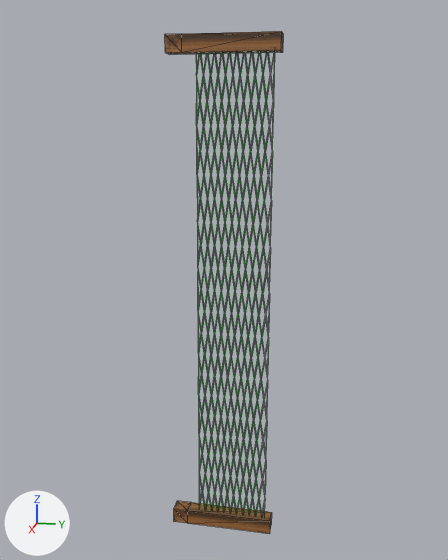
The COLLADA model res/models/tenis_net/tenis_net.dae: old version first, new version second.
Both versions are drawn from a camera (50 mm lens) standing at (74.5, 21.8, 21.2) and looking at (-0.7, 6.7, 2.4). The lights are fixed; the arrows at lower left show +X, +Y and +Z. Mesh edges are drawn as thin lines. Where no turn or scale is listed for an object, it has been applied to the vertices.
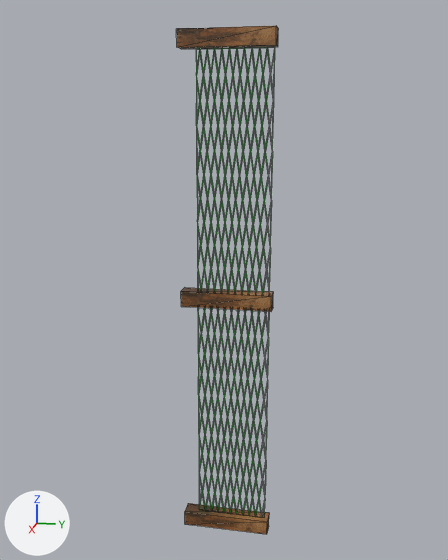
What changed in the scene script:
```text
Add img_cube_base_color_png:
    img_cube_base_color_png = load_image('Cube Base Color.png', 'Cube Base Color.png', 1024, 1024, 'sRGB')
Add img_cube_base_color_001_png:
    img_cube_base_color_001_png = load_image('Cube Base Color.001.png', 'Cube Base Color.001.png', 1024, 1024, 'sRGB')
Add img_cube_base_color_002_png:
    img_cube_base_color_002_png = load_image('Cube Base Color.002.png', 'Cube Base Color.002.png', 1024, 1024, 'sRGB')
Add mat_material_003:
    mat_material_003 = principled_material('Material.003')
    mat_material_003.texture = img_cube_base_color_png
Add mat_material_004:
    mat_material_004 = principled_material('Material.004')
    mat_material_004.texture = img_cube_base_color_001_png
Add mat_material_005:
    mat_material_005 = principled_material('Material.005')
    mat_material_005.texture = img_cube_base_color_002_png
Change me_cube_001:
    used by ob_cube_001; location = (0.0, 0.9, -31.2); rotation_euler = (-1.574, 0.0, 0.0), in degrees (-90, 0, 0)
    remove me_cube_001.from_pydata(...)  # 12 vertices, 20 faces; spans x -1.0..1.0, y -1.0..1.0, z -1.0..12.45
    add me_cube_001.from_pydata(...)  # 8 vertices, 12 faces; spans x -1.0..1.0, y -1.0..1.0, z -1.0..1.0
    me_cube_001 part 1
    4 vertices are removed from x -1.0..1.0, y -1.0..1.0, z 12.45
    10 faces are deleted
    2 new faces join them
    me_cube_001 part 2: 10 faces spanning x -1.0..1.0, y -1.0..1.0, z -1.0..1.0 switch from mat_material (picture img_post_png) to mat_material_004 (picture img_cube_base_color_001_png)
Change me_cube:
    used by ob_cube; location = (0.0, 1.1, 30.6); rotation_euler = (-1.574, 0.0, 0.0), in degrees (-90, 0, 0)
    remove me_cube.from_pydata(...)  # 12 vertices, 20 faces; spans x -1.0..1.0, y -1.0..1.0, z -1.0..12.45
    add me_cube.from_pydata(...)  # 8 vertices, 12 faces; spans x -1.0..1.0, y -1.0..1.0, z -1.0..1.0
    me_cube part 3
    4 vertices are removed from x -1.0..1.0, y -1.0..1.0, z 12.45
    10 faces are deleted
    2 new faces join them
    me_cube part 4: 10 faces spanning x -1.0..1.0, y -1.0..1.0, z -1.0..1.0 switch from mat_material (picture img_post_png) to mat_material_003 (picture img_cube_base_color_png)
Add me_cube_005:
    me_cube_005.from_pydata(...)  # a box spanning x -1.0..1.0, y -5.75..5.75, z -1.0..1.0
    me_cube_005.materials.append(mat_material_005)  # picture img_cube_base_color_002_png
Change ob_cube_001:
    ob_cube_001.rotation_euler: (-1.574, 0.0, 0.0) -> (0.0, 0.0, 0.0)  # degrees (-90, 0, 0) -> degrees (0, 0, 0)
    ob_cube_001.location: (0.0, 0.9, -31.2) -> (-0.2, 7.2, 0.1)
    ob_cube_001.scale: (1.0, 1.0, 1.0) -> (1.0, 5.75, 1.0)
Change ob_cube:
    ob_cube.rotation_euler: (-1.574, 0.0, 0.0) -> (0.0, 0.0, 0.0)  # degrees (-90, 0, 0) -> degrees (0, 0, 0)
    ob_cube.location: (0.0, 1.1, 30.6) -> (-0.2, 7.2, 31.2)
    ob_cube.scale: (1.0, 1.0, 1.0) -> (1.0, 5.75, 1.0)
Add ob_cube_002:
    ob_cube_002 = bpy.data.objects.new('Cube.002', me_cube_005)
    ob_cube_002.location = (-0.2, 7.2, -31.5)
```

What differs and where, as boxes [x1, y1, x2, y2] in the pictures (448 x 560 px):
'Cube.001', reshaped, moved, rescaled, turned
    before: [174, 501, 272, 534]
    after: [181, 288, 273, 312]
'Cube', reshaped, moved, rescaled, turned
    before: [165, 31, 283, 55]
    after: [176, 26, 278, 49]
'Cube.002', added (brown)
    after: [185, 503, 269, 534]
part 1 of me_cube_001, cut back
    before: [188, 502, 272, 534]
    after: [182, 288, 273, 296]
part 2 of me_cube_001, recoloured
    before: [174, 501, 191, 523]
    after: [181, 291, 273, 312]
part 3 of me_cube, cut back (brown)
    before: [182, 31, 283, 54]
part 4 of me_cube, recoloured
    before: [165, 34, 184, 55]
    after: [176, 26, 278, 49]
